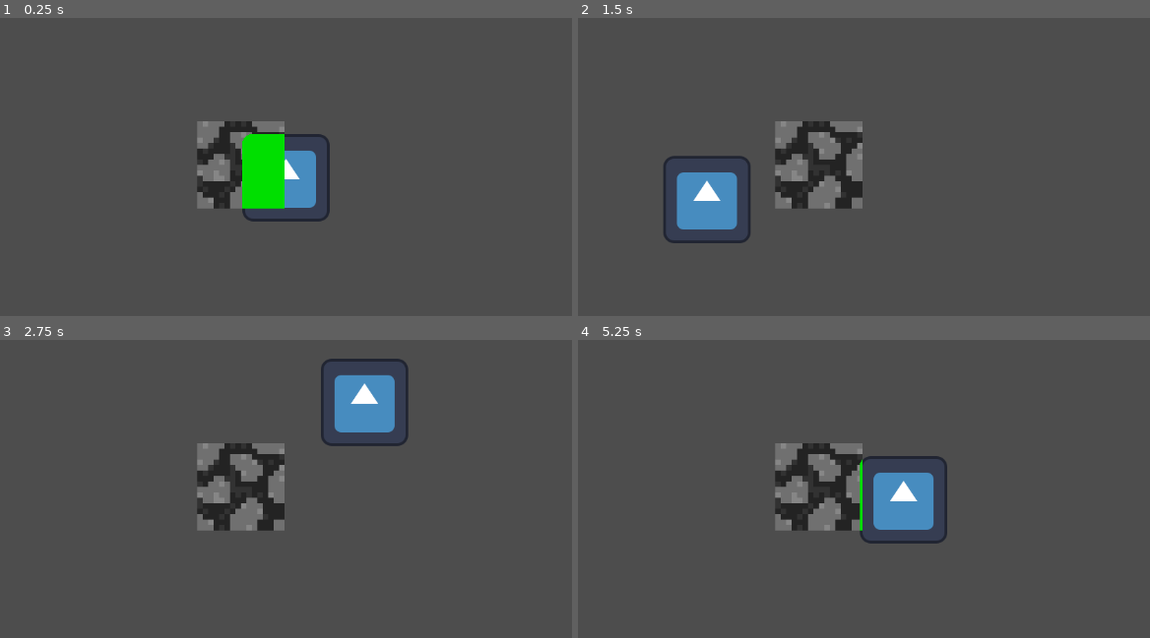
Above: before the commit, frames 1-4 (two rows, left to right).
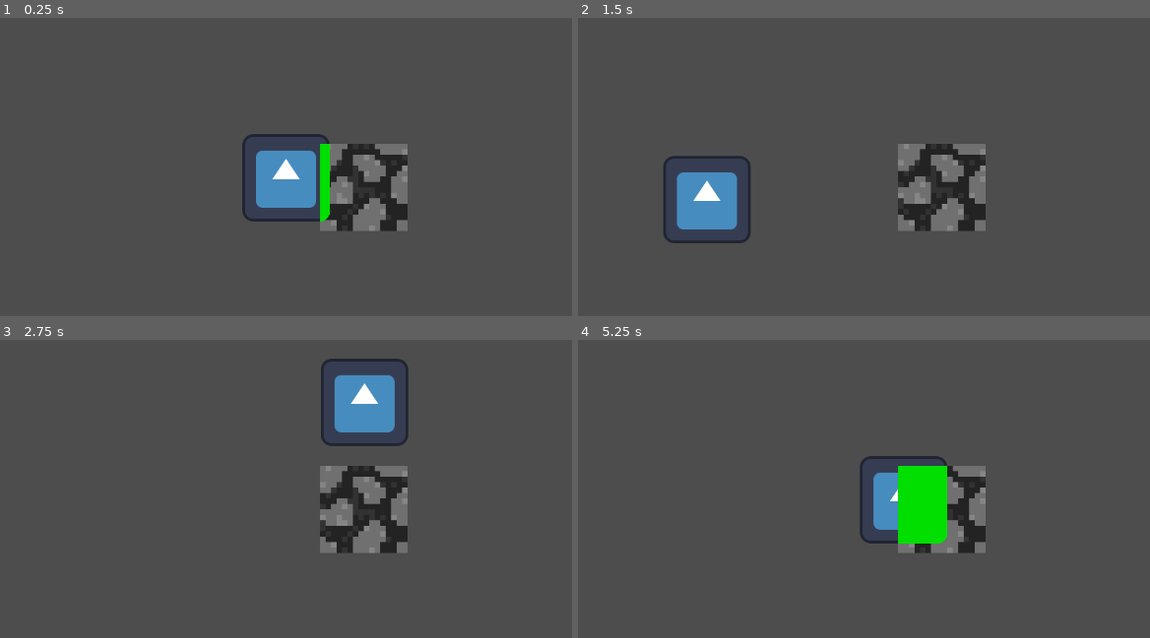
Above: after the commit, the same moments.

Repository: Sintinium/Godot-2D-Xray-Shader
Game: Godot game, scene res://main.tscn
Same seed, same stepped clock (60 frames per second), same inputs: the game is played once before the commit and once after it. The engine's default icon, where the game draws it, is replaced by a stand-in: a white triangle on a blue panel in a dark square.
Inputs (mouse positions are in pixels of both pictures, inside the frame that each line leads up to):
- Up to frame 1 (0.25 s): no input
- Up to frame 2 (1.5 s): tap Enter at 0.5 s; move the mouse to (1035, 155) at 0.52 s; tap Space at 1.25 s; move the mouse to (703, 199) at 1.27 s
- Up to frame 3 (2.75 s): tap Enter at 2 s; move the mouse to (366, 402) at 2.02 s
- Up to frame 4 (5.25 s): tap Space at 2.75, 4.25 s; move the mouse to (823, 587) at 2.77 s; tap Enter at 3.5 s; move the mouse to (1098, 566) at 3.52 s; move the mouse to (629, 432) at 4.27 s; move the mouse to (904, 500) at 5.02 s

The runs differ from the first frame. In frame 1, 8.7% of the frame differs, in the area x 34-72%, y 34-72%; in frame 2, 8.6%; in frame 3, 8.6%; in frame 4, 8.7%.

Commit message:
Fixed camera's and window size changes

Diff:
--- /dev/null
+++ b/SubViewport.gd
@@ -0,0 +1,12 @@
+extends SubViewport
+
+
+var parent_viewport: Viewport
+
+func _ready() -> void:
+	parent_viewport = get_tree().root.get_viewport()
+	parent_viewport.connect("size_changed", _parent_size_changed)
+
+
+func _parent_size_changed():
+	size = parent_viewport.size
--- a/main.tscn
+++ b/main.tscn
@@ -1,10 +1,11 @@
-[gd_scene load_steps=8 format=3 uid="uid://rsk27q2a5ec"]
+[gd_scene load_steps=9 format=3 uid="uid://rsk27q2a5ec"]
 
 [ext_resource type="Texture2D" uid="uid://dkuuwf4gq2nx4" path="res://icon.svg" id="1_xvjud"]
 [ext_resource type="Script" path="res://Player.gd" id="2_41qk8"]
 [ext_resource type="Shader" path="res://wall.gdshader" id="2_cehn0"]
 [ext_resource type="Script" path="res://Wall.gd" id="3_uorn2"]
 [ext_resource type="Texture2D" uid="uid://dqusprgidw1x3" path="res://wall.png" id="4_atxrj"]
+[ext_resource type="Script" path="res://SubViewport.gd" id="6_r78tu"]
 
 [sub_resource type="ViewportTexture" id="ViewportTexture_lxrnd"]
 viewport_path = NodePath("SubViewport")
@@ -36,10 +37,20 @@
 texture = ExtResource("4_atxrj")
 script = ExtResource("3_uorn2")
 
+[node name="Camera2D" type="Camera2D" parent="."]
+position = Vector2(396, 291)
+
+[node name="RemoteTransform2D" type="RemoteTransform2D" parent="Camera2D"]
+remote_path = NodePath("../../SubViewport/SubCamera")
+
 [node name="SubViewport" type="SubViewport" parent="."]
 transparent_bg = true
 size = Vector2i(1152, 648)
+script = ExtResource("6_r78tu")
 
 [node name="PlayerSprite" type="Sprite2D" parent="SubViewport"]
 position = Vector2(460, 255)
 texture = ExtResource("1_xvjud")
+
+[node name="SubCamera" type="Camera2D" parent="SubViewport"]
+position = Vector2(396, 291)
